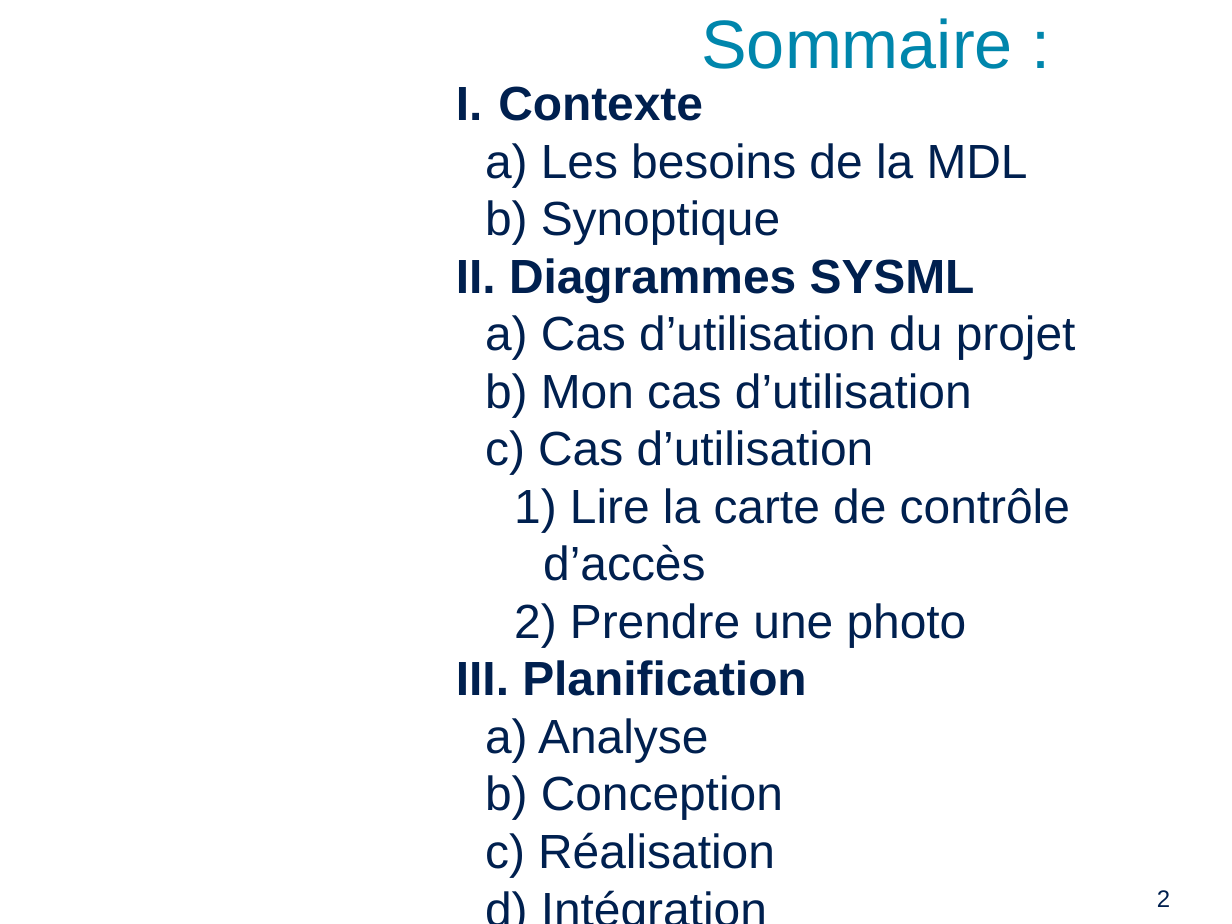
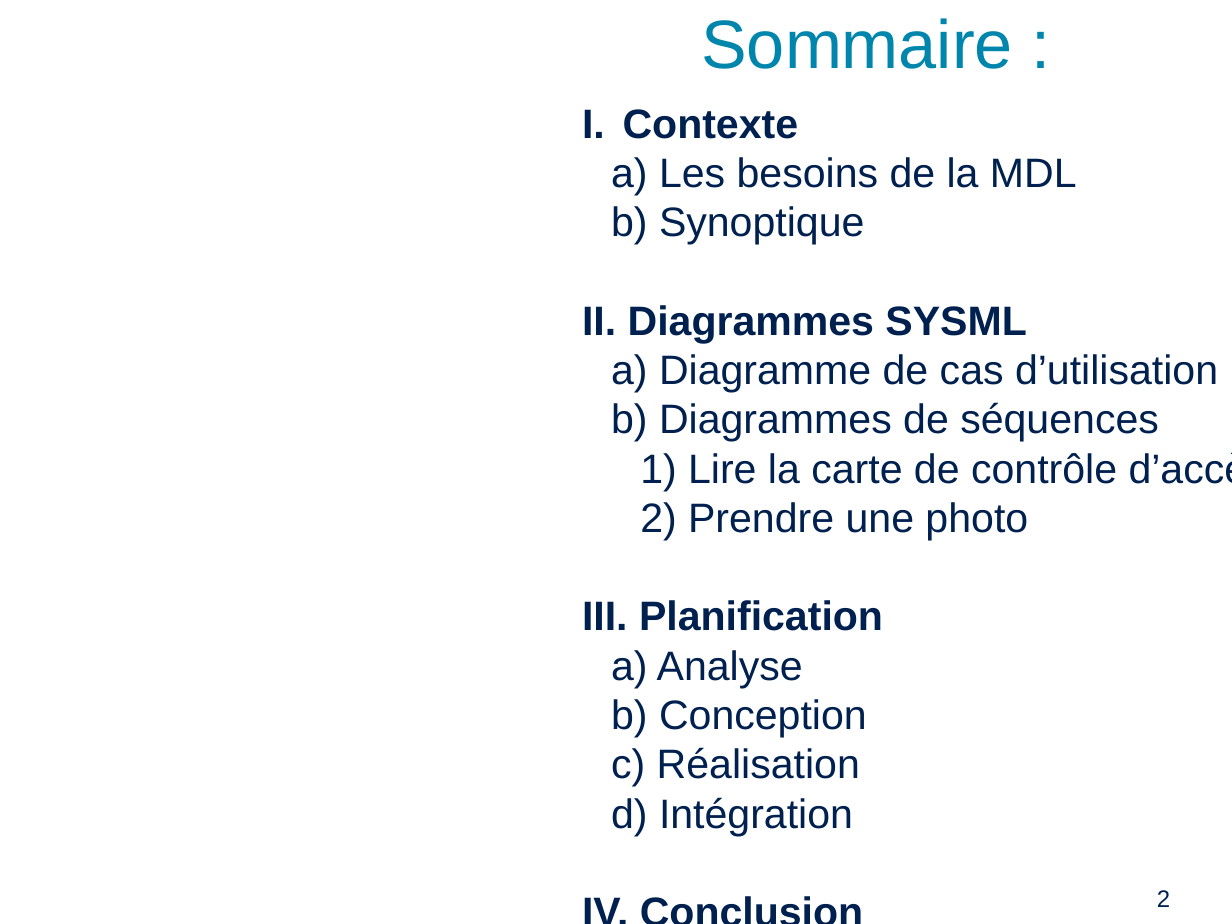
Before and after one commit to PinaudLucas/Projet, a slide deck: slide 2 of Lucas/Revue_1.odp. Drawn at 1232x924 pixels with LibreOffice and Linux fonts; fonts in the diff are those of the drawing; background and template pictures are left out. Boxes give left, top, right and bottom in pixels: in the first picture for what was removed or moved away, otherwise in the second. Text is boxed around its words. In the diff, an @@ line names an element or a change of style, - is before the commit and + after.

```diff
--- a/Lucas/Revue_1.odp
+++ b/Lucas/Revue_1.odp
@@ subtitle "Contexte": place and size @@
-subtitle "Contexte" at [498,86,1076,869]
+subtitle "Contexte" at [623,109,1232,836]
@@ subtitle at [623,109,1232,836]: size 28 to 24 pt in "Contexte", "Les besoins de la MDL", "Synoptique", "Diagrammes SYSML" and 8 more places @@
@@ subtitle at [659,354,1218,442]: text changed; size 28 to 24 pt @@
-  a) Cas d’utilisation du projet
-  b) Mon cas d’utilisation
-  c) Cas d’utilisation
+  a) Diagramme de cas d’utilisation
+  b) Diagrammes de séquences
```
Also in this commit, not shown: 8 other slides changed, 2 slides added, 1 other file.
